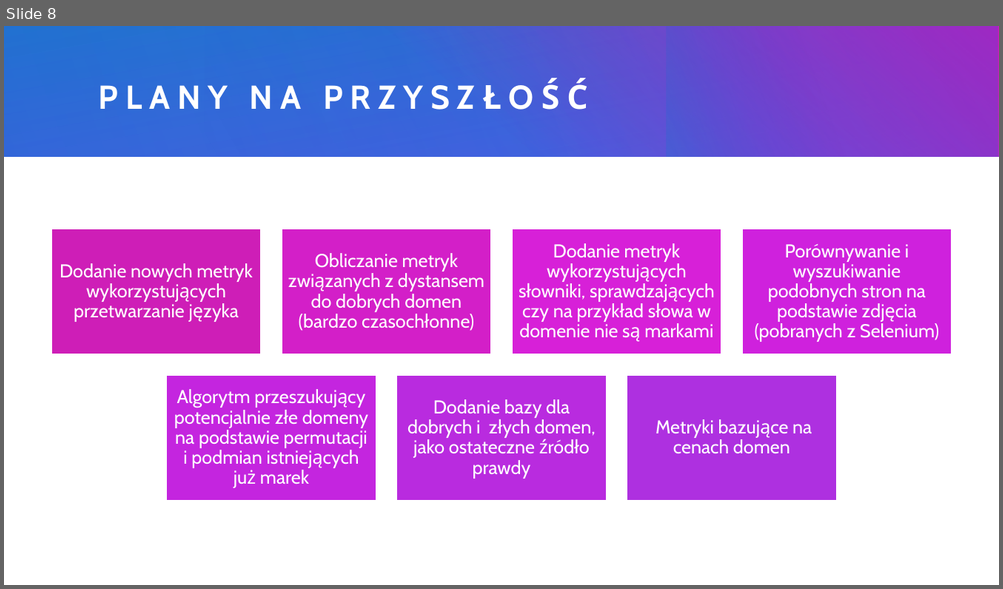
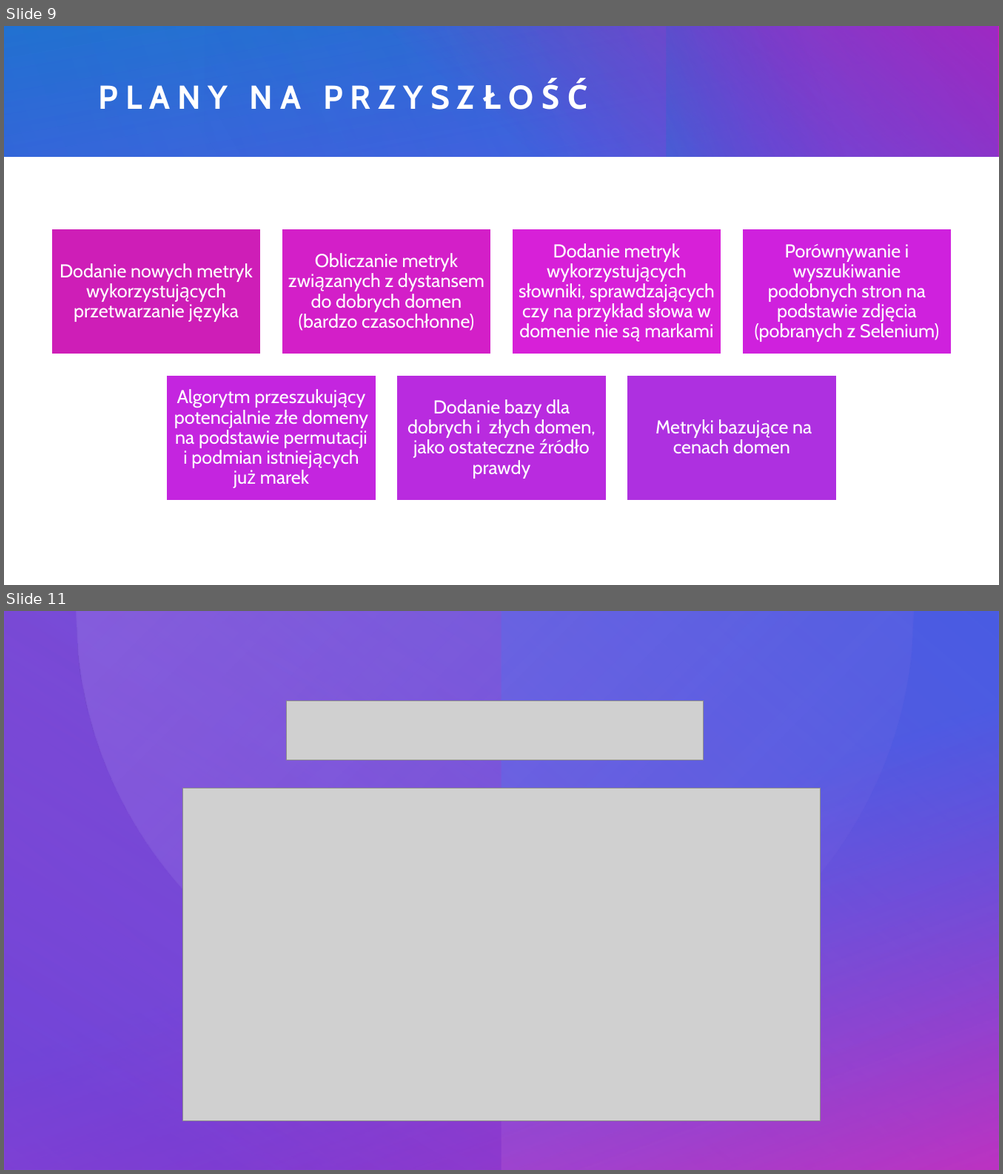
Before and after one commit to knmlprz/mallicious-url-model, a slide deck: Presentation/Hackathon-RFTD.pptx. Shown one above the other, each under a label of ours: slide 8 before the commit, slides 9 and 11 after it; the slides between them are not shown. The pictures are 1003x589 and 1003x1174 pixels, drawn with LibreOffice and Linux fonts; fonts in the diff are those of the drawing; grey boxes stand for pictures. Boxes give left, top, right and bottom in pixels: in the first picture for what was removed or moved away, otherwise in the second. Text is boxed around its words. In the diff, an @@ line names an element or a change of style, - is before the commit and + after.

```diff
--- a/Presentation/Hackathon-RFTD.pptx
+++ b/Presentation/Hackathon-RFTD.pptx
@@ slide 11 added at <box>4,611,999,1170</box>, background #FFFFFF; not listed: 2 template elements that a slide beside it also shows @@
@@ rectangle added at <box>4,611,999,1170</box>, fill #FFFFFF @@
@@ rectangle added at <box>4,611,999,1170</box>, fill gradient #3045E0 to #EA6FDA @@
@@ rectangle added at <box>4,611,999,1170</box>, fill gradient #3045E0 to #CE1EB7 @@
@@ rectangle added at <box>4,611,502,1170</box>, fill gradient #CE1EB7 to #5A28D1 @@
@@ freeform shape added at <box>76,612,913,1028</box>, fill gradient #9B7CE6 @@
@@ picture added at <box>287,701,704,760</box> @@
@@ picture added at <box>182,788,820,1122</box> @@
@@ rectangle added at <box>4,1133,999,1170</box>, fill gradient #5A28D1 to #3045E0 @@
@@ rectangle added at <box>334,1133,999,1170</box>, fill gradient #EA6FDA to #CE1EB7 @@
@@ what was slide 8 is now slide 9 @@
```
Also in this commit, not shown: 2 slides changed, 1 other slide added.
